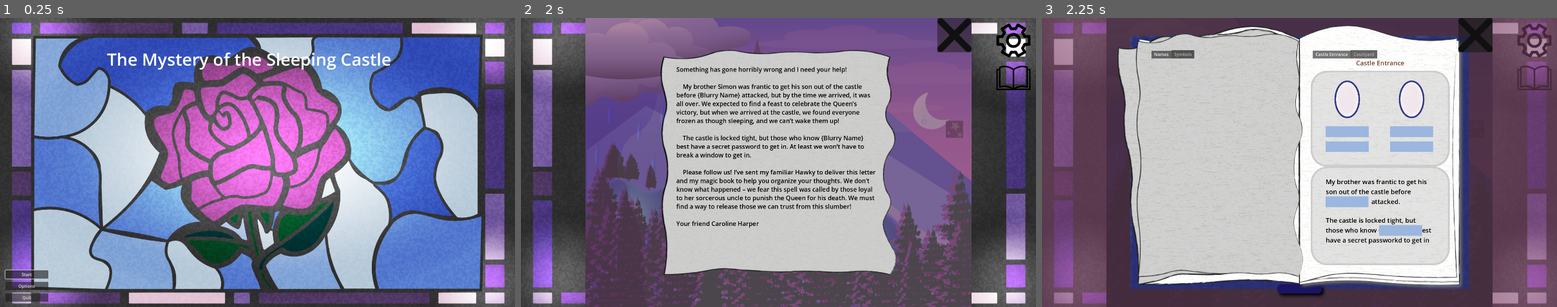
Above: before the commit, frames 1-3 (left to right).
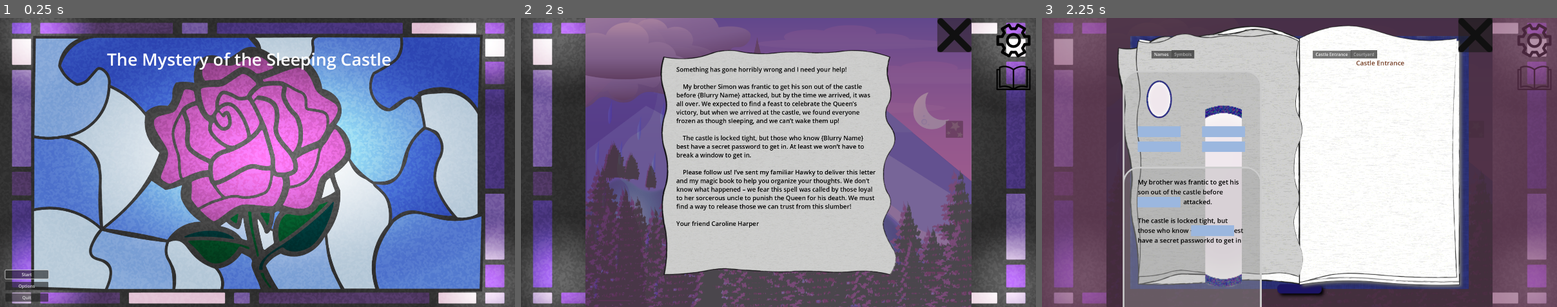
Above: after the commit, the same moments.

Repository: hwfwalton/SleepingCastleAlpha
Game: Godot game, scene res://root.tscn
The game is run twice, just before and just after one commit, with the same random seed, the same clock (stepped at 60 frames per second) and the same inputs.
Inputs (mouse positions are in pixels of both pictures, inside the frame that each line leads up to):
- Up to frame 1 (0.25 s): no input
- Up to frame 2 (2 s): click "Start" at 0.5 s; click (727, 202) at 1.25 s
- Up to frame 3 (2.25 s): click (1536, 78) at 2 s

Frames 1-2 are identical in both runs. In frame 3, 29% of the frame differs, in the area x 15-80%, y 18-100%.

Commit message:
Consistent use of underscores and some cleanup of the castle0 and castle1 puzzles

Diff:
--- a/BookView/puzzle_pages/puzzle_pages/castle0_page_0.tscn
+++ b/BookView/puzzle_pages/puzzle_pages/castle0_page_0.tscn
@@ -9,13 +9,10 @@
 [node name="Label" parent="VBoxContainer" index="0"]
 text = "Castle Entrance"
 
-[node name="PuzzleZone" parent="VBoxContainer/Control" index="0" instance=ExtResource("2_n5a5p")]
-layout_mode = 1
-offset_right = 0.0
-offset_bottom = -364.0
+[node name="castle0_zone_0" parent="VBoxContainer/Control" index="0" instance=ExtResource("2_n5a5p")]
+offset_bottom = 359.0
 
 [node name="PuzzleZone2" parent="VBoxContainer/Control" index="1" instance=ExtResource("3_lh834")]
 layout_mode = 1
-offset_top = 362.5
-offset_right = 0.0
-offset_bottom = -1.5
+offset_top = 359.0
+offset_bottom = 728.0
--- a/BookView/puzzle_pages/puzzle_pages/castle1_page_0.tscn
+++ b/BookView/puzzle_pages/puzzle_pages/castle1_page_0.tscn
@@ -1,38 +1,31 @@
 [gd_scene load_steps=5 format=3 uid="uid://0lvlbnj150ub"]
 
 [ext_resource type="PackedScene" uid="uid://6t532a6ecv3c" path="res://BookView/puzzle_pages/PuzzlePageTemplate.tscn" id="1_0613q"]
-[ext_resource type="PackedScene" uid="uid://caxqv7th87phd" path="res://BookView/puzzle_pages/puzzle_zones/castle1_zone0.tscn" id="2_52dn6"]
-[ext_resource type="PackedScene" uid="uid://biqkl32ph72sx" path="res://BookView/puzzle_pages/puzzle_zones/castle1_zone1.tscn" id="3_k2x8v"]
-[ext_resource type="PackedScene" uid="uid://c86wlaufytmxx" path="res://BookView/puzzle_pages/puzzle_zones/castle1_zone2.tscn" id="4_ss8pe"]
+[ext_resource type="PackedScene" uid="uid://caxqv7th87phd" path="res://BookView/puzzle_pages/puzzle_zones/castle1_zone_0.tscn" id="2_78t8c"]
+[ext_resource type="PackedScene" uid="uid://biqkl32ph72sx" path="res://BookView/puzzle_pages/puzzle_zones/castle1_zone_1.tscn" id="3_or3jn"]
+[ext_resource type="PackedScene" uid="uid://c86wlaufytmxx" path="res://BookView/puzzle_pages/puzzle_zones/castle1_zone_2.tscn" id="4_3ut28"]
 
 [node name="PuzzlePageTemplate" instance=ExtResource("1_0613q")]
 
 [node name="Label" parent="VBoxContainer" index="0"]
 text = "Courtyard"
 
-[node name="PuzzleZone" parent="VBoxContainer/Control" index="0" instance=ExtResource("2_52dn6")]
+[node name="castle1_zone_0" parent="VBoxContainer/Control" index="0" instance=ExtResource("2_78t8c")]
 layout_mode = 1
+anchors_preset = 15
+anchor_right = 1.0
+anchor_bottom = 1.0
 offset_right = 0.0
 offset_bottom = -364.0
+grow_horizontal = 2
+grow_vertical = 2
 
-[node name="PuzzleZone2" parent="VBoxContainer/Control" index="1" instance=ExtResource("3_k2x8v")]
+[node name="castle1_zone_1" parent="VBoxContainer/Control" index="1" instance=ExtResource("3_or3jn")]
 layout_mode = 1
-anchors_preset = 0
-anchor_right = 0.0
-anchor_bottom = 0.0
 offset_top = 359.0
-offset_right = 518.0
 offset_bottom = 543.0
-grow_horizontal = 1
-grow_vertical = 1
 
-[node name="PuzzleZone3" parent="VBoxContainer/Control" index="2" instance=ExtResource("4_ss8pe")]
+[node name="castle1_zone_2" parent="VBoxContainer/Control" index="2" instance=ExtResource("4_3ut28")]
 layout_mode = 1
-anchors_preset = 0
-anchor_right = 0.0
-anchor_bottom = 0.0
 offset_top = 543.0
-offset_right = 518.0
 offset_bottom = 727.0
-grow_horizontal = 1
-grow_vertical = 1
--- a/BookView/puzzle_pages/puzzle_zones/castle0_zone_1.tscn
+++ b/BookView/puzzle_pages/puzzle_zones/castle0_zone_1.tscn
@@ -8,10 +8,6 @@
 custom_minimum_size = Vector2(518, 369)
 offset_bottom = -711.0
 puzzle_zone_id = "castle0_zone_1"
-metadata/_edit_lock_ = true
-
-[node name="Panel" parent="." index="0"]
-metadata/_edit_lock_ = true
 
 [node name="Label" type="Label" parent="." index="1"]
 layout_mode = 0
--- a/BookView/puzzle_pages/puzzle_zones/castle1_zone0.tscn
+++ b/BookView/puzzle_pages/puzzle_zones/castle1_zone_0.tscn
@@ -1,15 +1,15 @@
 [gd_scene load_steps=4 format=3 uid="uid://caxqv7th87phd"]
 
-[ext_resource type="PackedScene" uid="uid://duj8c10cix6c" path="res://BookView/puzzle_pages/PuzzleZoneTemplate.tscn" id="1_v2teg"]
-[ext_resource type="PackedScene" uid="uid://dnkda1q86p5fm" path="res://BookView/puzzle_pages/Portrait.tscn" id="2_ikgfu"]
-[ext_resource type="PackedScene" uid="uid://d0mqgq2xl7fvd" path="res://BookView/book_view_clue_slot.tscn" id="3_jbme5"]
+[ext_resource type="PackedScene" uid="uid://duj8c10cix6c" path="res://BookView/puzzle_pages/PuzzleZoneTemplate.tscn" id="1_5mtg5"]
+[ext_resource type="PackedScene" uid="uid://dnkda1q86p5fm" path="res://BookView/puzzle_pages/Portrait.tscn" id="2_w54jd"]
+[ext_resource type="PackedScene" uid="uid://d0mqgq2xl7fvd" path="res://BookView/book_view_clue_slot.tscn" id="3_q6lpl"]
 
-[node name="castle1_zone_0" instance=ExtResource("1_v2teg")]
+[node name="castle1_zone_0" instance=ExtResource("1_5mtg5")]
 custom_minimum_size = Vector2(518, 359)
 offset_bottom = -721.0
-puzzle_zone_id = "castle1_zone0"
+puzzle_zone_id = "castle1_zone_0"
 
-[node name="Portrait" parent="." index="1" instance=ExtResource("2_ikgfu")]
+[node name="Portrait" parent="." index="1" instance=ExtResource("2_w54jd")]
 layout_mode = 1
 anchors_preset = 0
 anchor_right = 0.0
--- a/BookView/puzzle_pages/puzzle_zones/castle1_zone1.tscn
+++ b/BookView/puzzle_pages/puzzle_zones/castle1_zone_1.tscn
@@ -1,18 +1,15 @@
 [gd_scene load_steps=4 format=3 uid="uid://biqkl32ph72sx"]
 
-[ext_resource type="PackedScene" uid="uid://duj8c10cix6c" path="res://BookView/puzzle_pages/PuzzleZoneTemplate.tscn" id="1_fl7j7"]
-[ext_resource type="PackedScene" uid="uid://d0mqgq2xl7fvd" path="res://BookView/book_view_clue_slot.tscn" id="2_qfrlb"]
-[ext_resource type="LabelSettings" uid="uid://fofavbwv757m" path="res://themes/book_view_puzzle_text.tres" id="3_dagl5"]
+[ext_resource type="PackedScene" uid="uid://duj8c10cix6c" path="res://BookView/puzzle_pages/PuzzleZoneTemplate.tscn" id="1_qrwjl"]
+[ext_resource type="PackedScene" uid="uid://d0mqgq2xl7fvd" path="res://BookView/book_view_clue_slot.tscn" id="2_bubko"]
+[ext_resource type="LabelSettings" uid="uid://fofavbwv757m" path="res://themes/book_view_puzzle_text.tres" id="3_8y2bk"]
 
-[node name="castle1_zone1" instance=ExtResource("1_fl7j7")]
+[node name="castle1_zone_1" instance=ExtResource("1_qrwjl")]
 custom_minimum_size = Vector2(518, 184)
 offset_bottom = -896.0
-puzzle_zone_id = "castle1_zone1"
+puzzle_zone_id = "castle1_zone_1"
 
-[node name="Panel" parent="." index="0"]
-metadata/_edit_lock_ = true
-
-[node name="BookViewClueSlot" parent="." index="1" instance=ExtResource("2_qfrlb")]
+[node name="BookViewClueSlot" parent="." index="1" instance=ExtResource("2_bubko")]
 offset_left = 24.0
 offset_top = 40.0
 offset_right = 184.0
--- a/BookView/puzzle_pages/puzzle_zones/castle1_zone2.tscn
+++ b/BookView/puzzle_pages/puzzle_zones/castle1_zone_2.tscn
@@ -1,18 +1,15 @@
 [gd_scene load_steps=4 format=3 uid="uid://c86wlaufytmxx"]
 
-[ext_resource type="PackedScene" uid="uid://duj8c10cix6c" path="res://BookView/puzzle_pages/PuzzleZoneTemplate.tscn" id="1_ux6m5"]
-[ext_resource type="PackedScene" uid="uid://d0mqgq2xl7fvd" path="res://BookView/book_view_clue_slot.tscn" id="2_cale6"]
-[ext_resource type="LabelSettings" uid="uid://fofavbwv757m" path="res://themes/book_view_puzzle_text.tres" id="3_ua8d0"]
+[ext_resource type="PackedScene" uid="uid://duj8c10cix6c" path="res://BookView/puzzle_pages/PuzzleZoneTemplate.tscn" id="1_afedy"]
+[ext_resource type="PackedScene" uid="uid://d0mqgq2xl7fvd" path="res://BookView/book_view_clue_slot.tscn" id="2_cwcws"]
+[ext_resource type="LabelSettings" uid="uid://fofavbwv757m" path="res://themes/book_view_puzzle_text.tres" id="3_7r0v7"]
 
-[node name="castle1_zone2" instance=ExtResource("1_ux6m5")]
+[node name="castle1_zone_2" instance=ExtResource("1_afedy")]
 custom_minimum_size = Vector2(518, 184)
 offset_bottom = -896.0
-puzzle_zone_id = "castle1_zone2"
+puzzle_zone_id = "castle1_zone_2"
 
-[node name="Panel" parent="." index="0"]
-metadata/_edit_lock_ = true
-
-[node name="BookViewClueSlot" parent="." index="1" instance=ExtResource("2_cale6")]
+[node name="BookViewClueSlot" parent="." index="1" instance=ExtResource("2_cwcws")]
 offset_left = 24.0
 offset_top = 40.0
 offset_right = 184.0
Not shown: 1 places in BookView/puzzle_pages/puzzle_pages/castle0_page_0.tscn that only renumber resources
Not shown: 1 places in BookView/puzzle_pages/puzzle_zones/castle0_zone_0.tscn that only renumber resources
Not shown: 2 places in BookView/puzzle_pages/puzzle_zones/castle1_zone_0.tscn that only renumber resources
Not shown: 5 places in BookView/puzzle_pages/puzzle_zones/castle1_zone_1.tscn that only renumber resources
Not shown: 5 places in BookView/puzzle_pages/puzzle_zones/castle1_zone_2.tscn that only renumber resources
